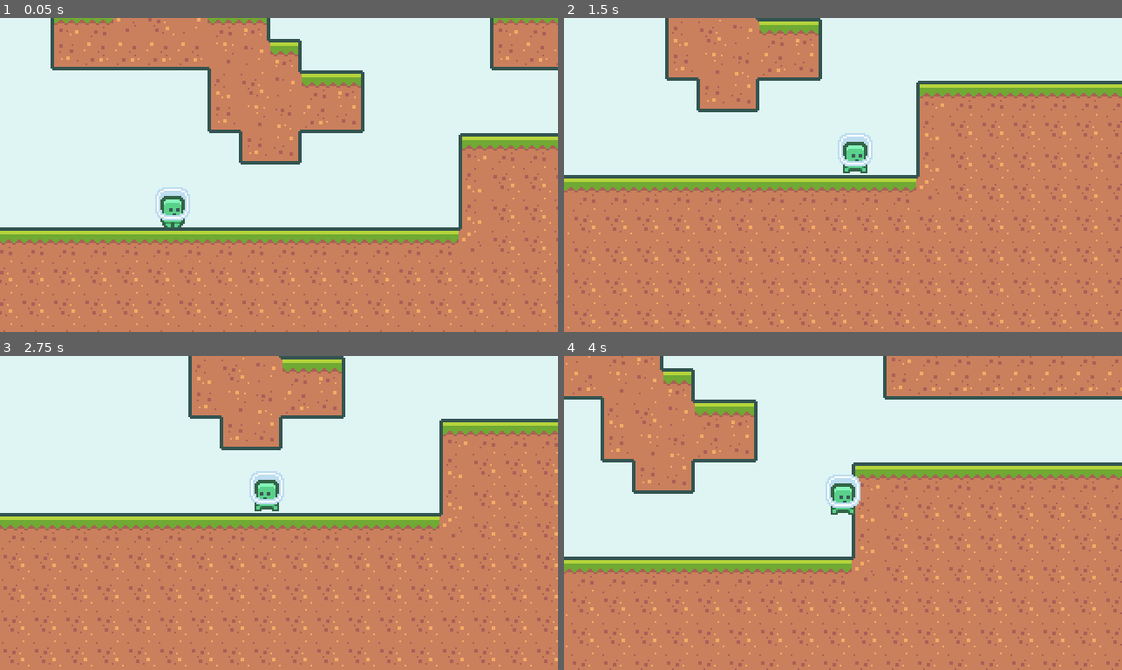
Above: before the commit, frames 1-4 (two rows, left to right).
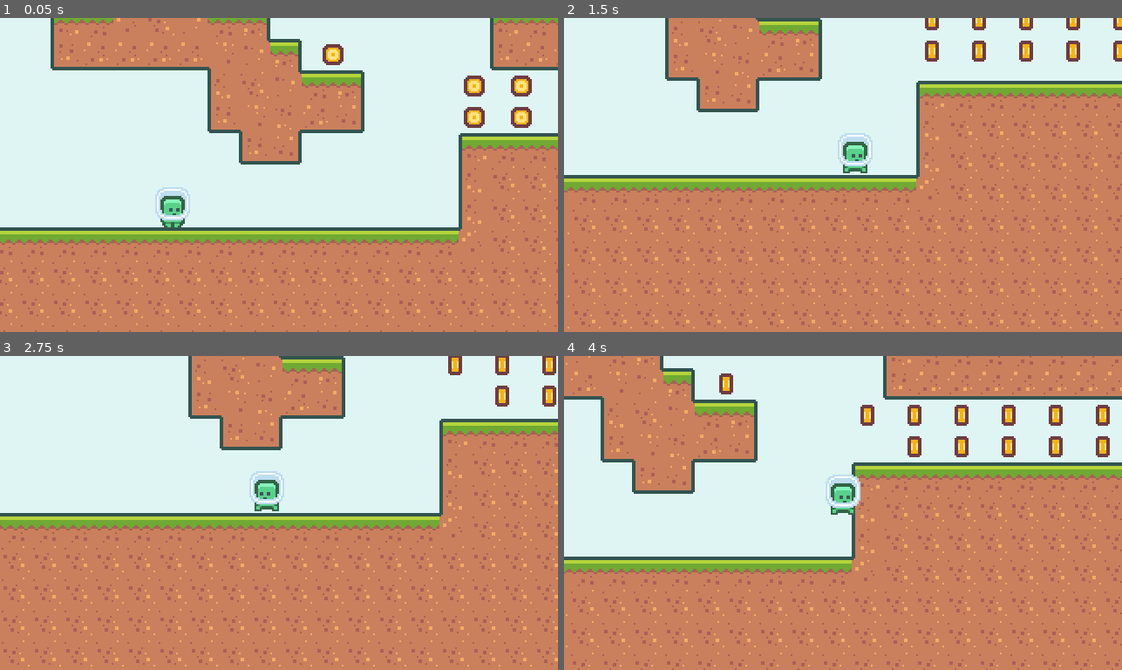
Above: after the commit, the same moments.

Repository: jackwkinsey/2d-platformer
Game: Godot game, scene res://scenes/Main.tscn
Same seed, same stepped clock (60 frames per second), same inputs: the game is played once before the commit and once after it.
Inputs:
- Up to frame 1 (0.05 s): no input
- Up to frame 2 (1.5 s): hold D (move_right) from 0.53 s (still down); tap Space (jump) at 0.77 s
- Up to frame 3 (2.75 s): tap Space (jump) at 1.52 s; release D (move_right) at 2.03 s; hold A (move_left) from 2.03 s (still down)
- Up to frame 4 (4 s): release A (move_left) at 2.78 s; hold D (move_right) from 2.78 s (still down); tap Space (jump) at 3.02, 3.77 s

The runs differ from the first frame. In frame 1, 1.1% of the frame differs, in the area x 57-96%, y 8-35%; in frame 2, 1.2%; in frame 3, 0.8%; in frame 4, 1.9%, in the area x 27-98%, y 5-33%.

Commit message:
refactor: add coins to main scene

Diff:
--- a/scenes/Main.tscn
+++ b/scenes/Main.tscn
@@ -1,8 +1,9 @@
-[gd_scene load_steps=4 format=2]
+[gd_scene load_steps=5 format=2]
 
 [ext_resource path="res://resources/tileset.tres" type="TileSet" id=1]
 [ext_resource path="res://scenes/Player.tscn" type="PackedScene" id=2]
 [ext_resource path="res://scenes/GameCamera.tscn" type="PackedScene" id=3]
+[ext_resource path="res://scenes/Coin.tscn" type="PackedScene" id=4]
 
 [node name="Main" type="Node"]
 
@@ -17,3 +18,59 @@
 
 [node name="GameCamera" parent="." instance=ExtResource( 3 )]
 background_color = Color( 0.87451, 0.964706, 0.960784, 1 )
+
+[node name="Collectibles" type="Node2D" parent="."]
+
+[node name="Coin" parent="Collectibles" instance=ExtResource( 4 )]
+position = Vector2( -54, -27 )
+
+[node name="Coin7" parent="Collectibles" instance=ExtResource( 4 )]
+position = Vector2( 27, 9 )
+
+[node name="Coin8" parent="Collectibles" instance=ExtResource( 4 )]
+position = Vector2( 54, 9 )
+
+[node name="Coin9" parent="Collectibles" instance=ExtResource( 4 )]
+position = Vector2( 81, 9 )
+
+[node name="Coin10" parent="Collectibles" instance=ExtResource( 4 )]
+position = Vector2( 108, 9 )
+
+[node name="Coin11" parent="Collectibles" instance=ExtResource( 4 )]
+position = Vector2( 135, 9 )
+
+[node name="Coin12" parent="Collectibles" instance=ExtResource( 4 )]
+position = Vector2( 162, 9 )
+
+[node name="Coin13" parent="Collectibles" instance=ExtResource( 4 )]
+position = Vector2( 27, -9 )
+
+[node name="Coin14" parent="Collectibles" instance=ExtResource( 4 )]
+position = Vector2( 54, -9 )
+
+[node name="Coin15" parent="Collectibles" instance=ExtResource( 4 )]
+position = Vector2( 81, -9 )
+
+[node name="Coin16" parent="Collectibles" instance=ExtResource( 4 )]
+position = Vector2( 108, -9 )
+
+[node name="Coin17" parent="Collectibles" instance=ExtResource( 4 )]
+position = Vector2( 135, -9 )
+
+[node name="Coin18" parent="Collectibles" instance=ExtResource( 4 )]
+position = Vector2( 162, -9 )
+
+[node name="Coin2" parent="Collectibles" instance=ExtResource( 4 )]
+position = Vector2( -153, -117 )
+
+[node name="Coin6" parent="Collectibles" instance=ExtResource( 4 )]
+position = Vector2( -135, -117 )
+
+[node name="Coin3" parent="Collectibles" instance=ExtResource( 4 )]
+position = Vector2( -171, -117 )
+
+[node name="Coin4" parent="Collectibles" instance=ExtResource( 4 )]
+position = Vector2( -117, -63 )
+
+[node name="Coin5" parent="Collectibles" instance=ExtResource( 4 )]
+position = Vector2( -99, -63 )
